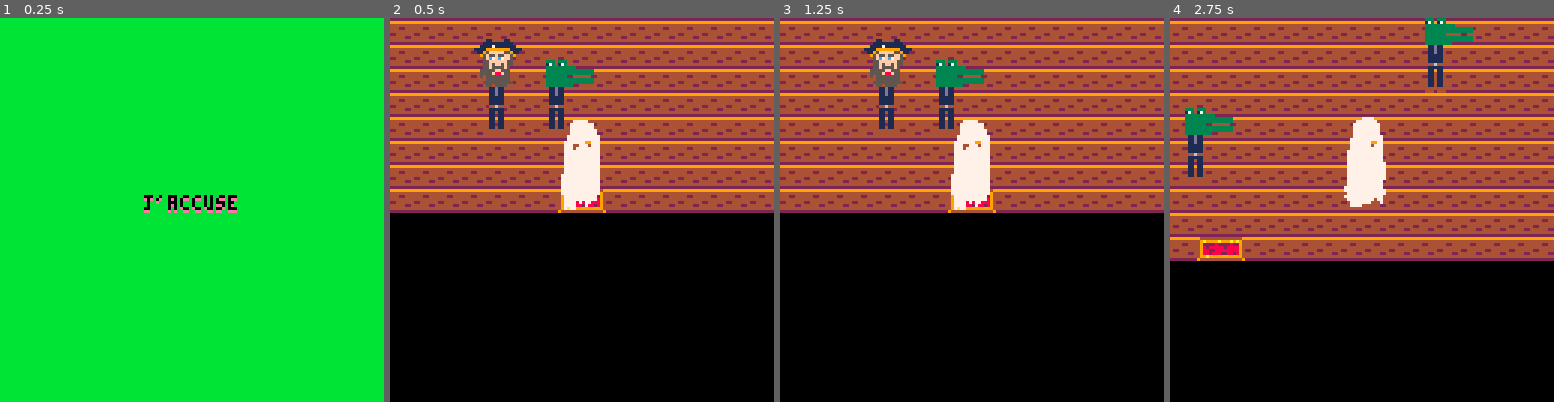
Above: before the commit, frames 1-4 (left to right).
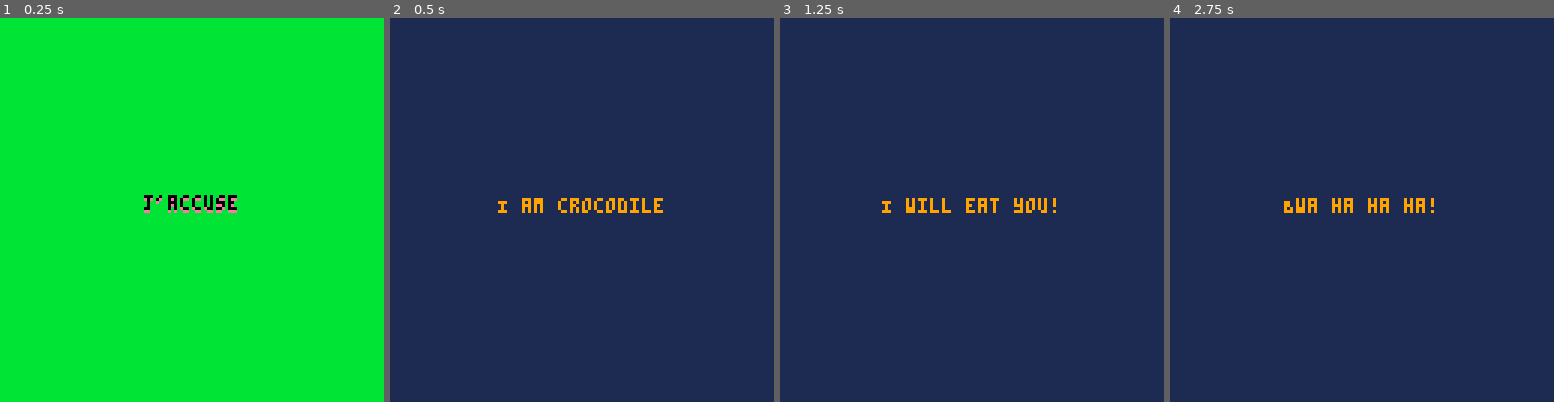
Above: after the commit, the same moments.

Repository: Alfie-Edwards/jaccuse
Game: PICO-8 cartridge game.p8
The game is run twice, just before and just after one commit, with the same random seed, the same clock (stepped at 60 frames per second) and the same inputs.
Inputs (mouse positions are in pixels of both pictures, inside the frame that each line leads up to):
- Up to frame 1 (0.25 s): no input
- Up to frame 2 (0.5 s): tap X (X key) at 0.33 s
- Up to frame 3 (1.25 s): click (1060, 121) at 0.67 s; tap O (Z key) at 0.7 s; tap X (X key) at 1.07 s; click (826, 267) at 1.22 s
- Up to frame 4 (2.75 s): hold Right 1.6-2.1 s; tap O (Z key) at 1.7, 2.1, 2.5 s; click (1277, 114) at 1.77 s; tap X (X key) at 1.85 s; hold Up 2.15-2.42 s; click (1342, 259) at 2.32 s; hold Right from 2.47 s (still down)

Frame 1 is identical in both runs. In frame 2, 99% of the frame differs, in the area x 0-100%, y 0-100%; in frame 3, 99%; in frame 4, 99%.

Commit message:
Add dummy intro scene

Diff:
--- a/game.p8
+++ b/game.p8
@@ -20,7 +20,8 @@
 	-- Disable repeated keypresses when holding down key.
 	poke(0x5f5c, 255)
 
-	started = false
+	scene = "menu"
+	intro_string = nil
 
 	sprites = {
 		player_front = sprite(64, 2, 4, 8, 32),
@@ -50,15 +51,20 @@
 
 -- update ----------------------
 
-
 function _update60()
 	update_mouse()
 
-	if not started then
+	if scene == "menu" then
 		if any_input() then
-			started = true
+			scene = "intro"
+			cor = cocreate(intro_scene)
 		end
-		return
+	end
+
+	if scene == "intro" then
+		if cor and costatus(cor) != 'dead' and btnp(❎) then
+			coresume(cor)
+		end
 	end
 
 	update_player()
@@ -66,13 +72,36 @@
 	update_speech()
 end
 
+function intro_scene()
+	strings = {
+		"I am crocodile",
+		"I will eat you!",
+		"Bwa ha ha ha!",
+	}
+
+	for _, string in pairs(strings) do
+		intro_string = string
+		yield()
+	end
+
+	scene = "game"
+end
 
 -- draw ------------------------
 
 
 function _draw()
-	if not started then
+	if scene == "menu" then
 		draw_start_screen()
+		return
+	end
+
+	if scene == "intro" then
+		draw_intro_screen()
+		return
+	end
+
+	if not scene == "game" then
 		return
 	end
 
@@ -147,6 +176,13 @@
 	end
 end
 
+function draw_intro_screen()
+	cls(1)
+
+	color(9)
+	print_centered(intro_string, 60)
+end
+
 -- util ------------------------
 
 
